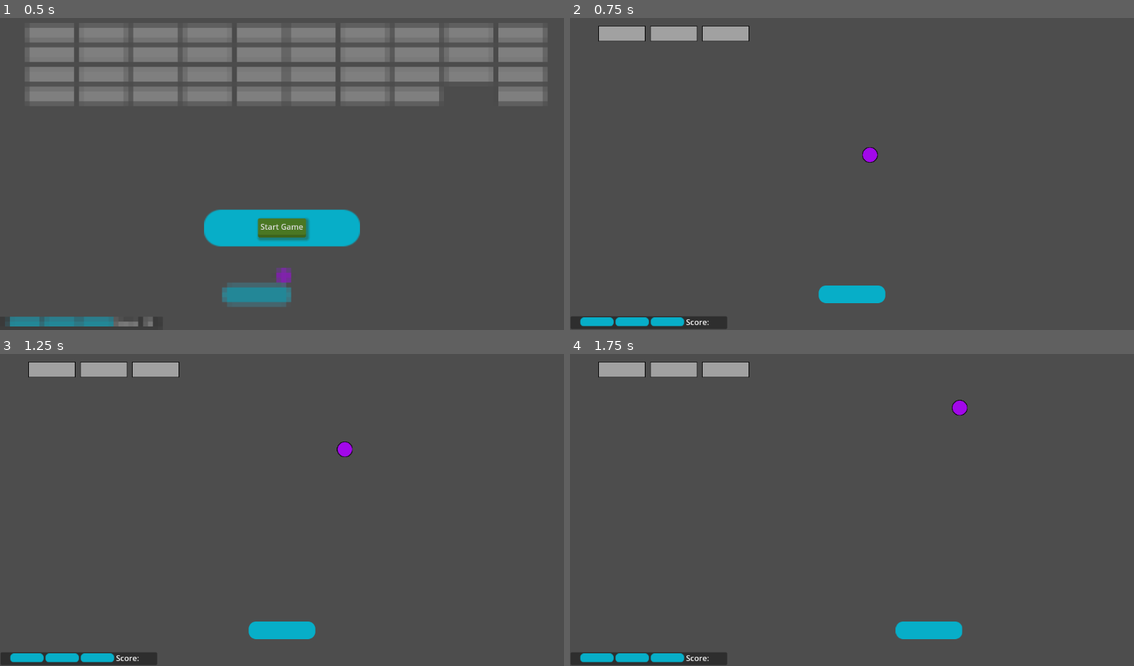
Above: before the commit, frames 1-4 (two rows, left to right).
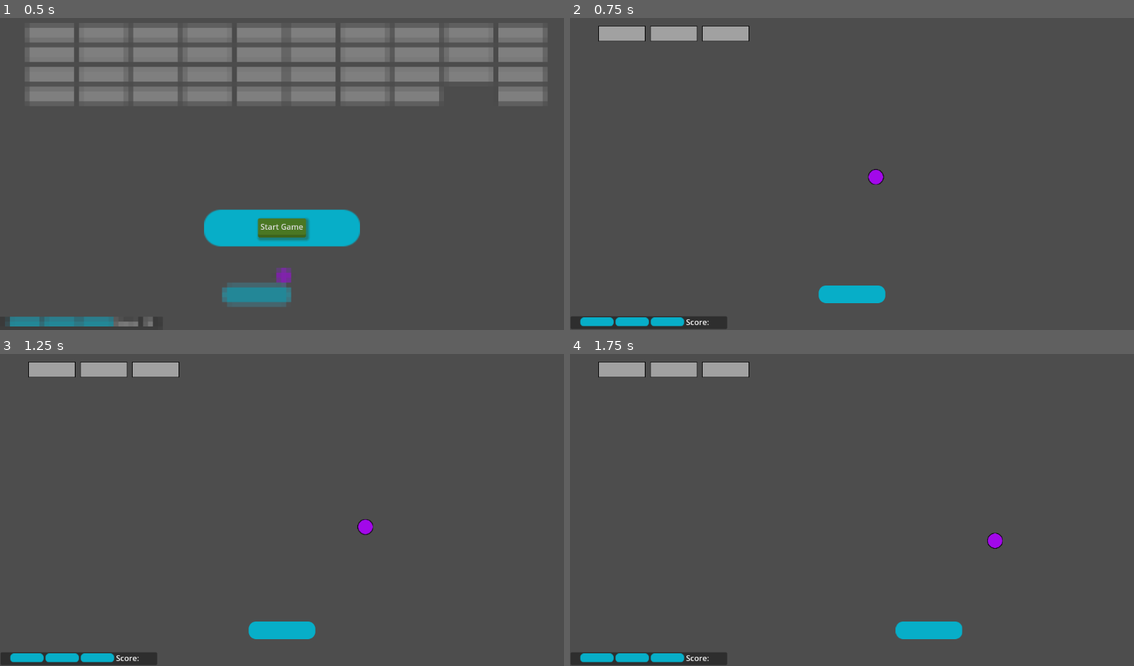
Above: after the commit, the same moments.

Repository: adrianschofield/unshaped-godot-block
Game: Godot game, scene res://Scenes/level_0.tscn
Two runs of this game, one before a commit and one after it. Both use one fixed random seed, a clock stepped at 60 frames per second and the inputs below. Sound files missing from this copy of the repository are replaced by a short silence.
Inputs:
- Up to frame 1 (0.5 s): no input
- Up to frame 2 (0.75 s): click "Start Game" at 0.5 s
- Up to frame 3 (1.25 s): no input
- Up to frame 4 (1.75 s): hold D (move_right) from 1.28 s (still down)

Frame 1 is identical in both runs. In frame 2, 0.2% of the frame differs, in the area x 51-56%, y 41-54%; in frame 3, 0.2%, in the area x 59-67%, y 28-58%; in frame 4, 0.2%.

Commit message:
Trying to switch to move and collide

Diff:
--- a/Scripts/ball.gd
+++ b/Scripts/ball.gd
@@ -17,7 +17,7 @@
 var min_y : float = 0.0
 
 # initial speed of ball and it's velocity
-var move_speed : float = 250.0
+@export var move_speed : float = 250.0
 var my_velocity = Vector2(0,0)
 
 # I need to manage when the player misses the ball
@@ -48,7 +48,7 @@
 	# initially the ball should have a random velocity down towards the player
 	var rng = RandomNumberGenerator.new()
 	my_velocity.x = rng.randf_range(MIN_MOVE_SPEED, MAX_MOVE_SPEED)
-	my_velocity.y = rng.randf_range(-MAX_MOVE_SPEED, MAX_MOVE_SPEED)
+	my_velocity.y = rng.randf_range(0, MAX_MOVE_SPEED)
 
 	# connect our signals
 	Global.level_finished.connect(ball_level_finished)
@@ -109,7 +109,8 @@
 	velocity = my_velocity
 
 	# TODO I probably should be using move_and_collide()
-	move_and_slide()
+	# move_and_slide()
+	move_and_collide(my_velocity * get_process_delta_time())
 
 func missed_player():
 	# DBG
--- a/Scripts/level_1.gd
+++ b/Scripts/level_1.gd
@@ -57,6 +57,7 @@
 	# the game ends if all the blocks are destroyed
 	if block_count <= 0:
 		# TODO We need to kill the ball
+		# TODO Check if we increase the score
 		Global.do_level_finished()
 		Global.next_level()
 	else:
